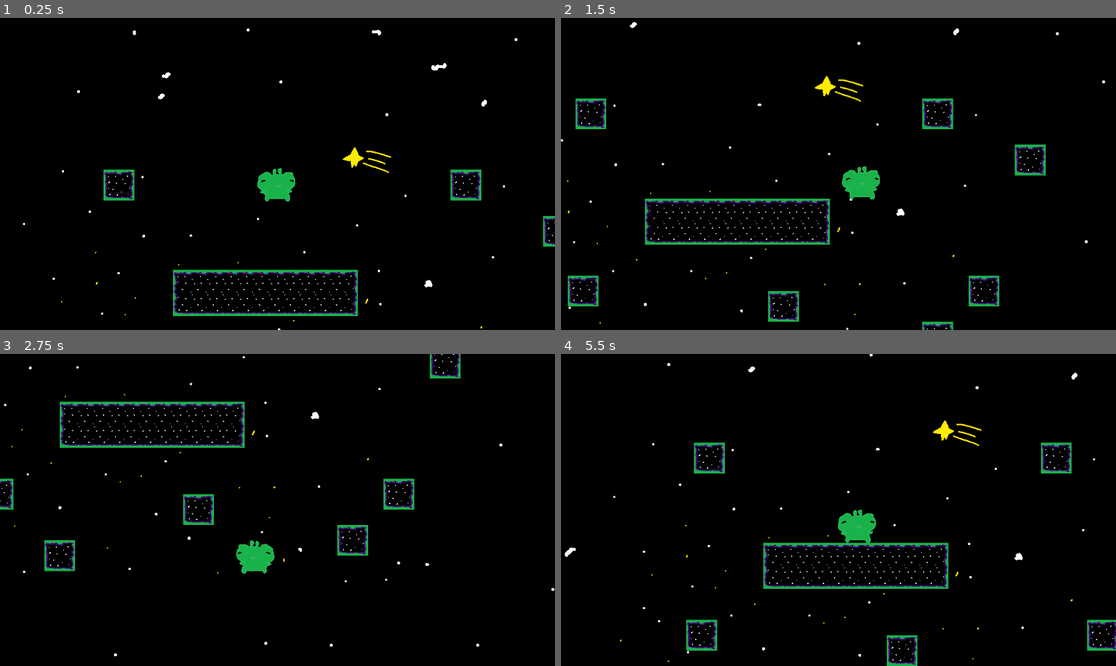
Above: before the commit, frames 1-4 (two rows, left to right).
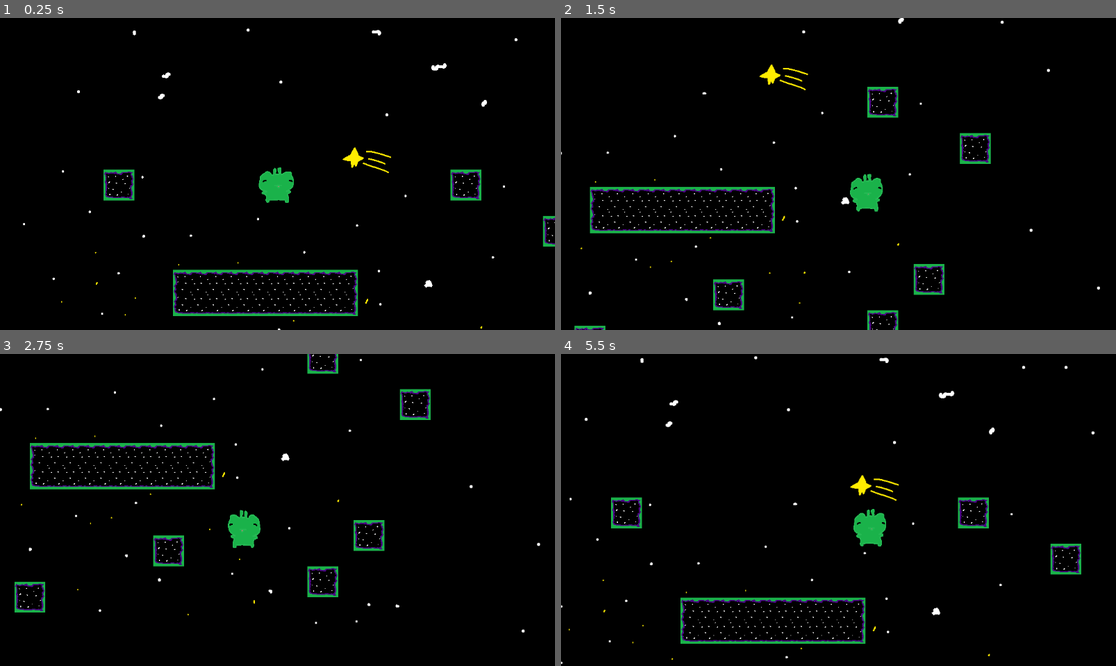
Above: after the commit, the same moments.

Repository: Dani37/zeb-zeb-xap
Game: Godot game, scene res://scenes/demo.tscn
Same seed, same stepped clock (60 frames per second), same inputs: the game is played once before the commit and once after it.
Inputs:
- Up to frame 1 (0.25 s): no input
- Up to frame 2 (1.5 s): tap Enter (ui_accept) at 0.5, 0.77 s; hold Shift (ui_shift) 0.53-1.28 s; hold Right (ui_right) from 0.53 s (still down); tap Shift (ui_shift) at 1.35 s
- Up to frame 3 (2.75 s): tap Enter (ui_accept) at 1.52 s; release Right (ui_right) at 2.03 s; hold Left (ui_left) from 2.03 s (still down); hold Shift (ui_shift) from 2.03 s (still down)
- Up to frame 4 (5.5 s): release Left (ui_left) at 2.78 s; release Shift (ui_shift) at 2.78 s; hold Right (ui_right) 2.78-4.28 s; tap Shift (ui_shift) at 2.85, 4.35 s; tap Enter (ui_accept) at 3.02, 3.77, 4.52 s; hold Shift (ui_shift) 3.53-4.28 s; hold Left (ui_left) 4.28-5.03 s; hold Right (ui_right) from 5.03 s (still down); hold Shift (ui_shift) from 5.03 s (still down)

The runs differ from the first frame. In frame 1, 0.2% of the frame differs, in the area x 4-94%, y 3-100%; in frame 2, 6.6%, in the area x 0-99%, y 0-100%; in frame 3, 6.3%; in frame 4, 6.0%.
Error before the commit: Invalid access to property or key 'time_left' on a base object of type 'Nil'. (res://scripts/Kat.gd:18)

Commit message:
fixed some jittering and implemented sprinting + cool ass falling animation

Diff:
--- a/scenes/kat.tscn
+++ b/scenes/kat.tscn
@@ -3,8 +3,10 @@
 [ext_resource type="Script" uid="uid://l41xi833ijss" path="res://scripts/Kat.gd" id="1_kpgfd"]
 [ext_resource type="Texture2D" uid="uid://bl5j8k0rdmnfq" path="res://assets/kat.png" id="2_jfdve"]
 
-[sub_resource type="RectangleShape2D" id="RectangleShape2D_xewbd"]
-size = Vector2(77, 58)
+[sub_resource type="ConvexPolygonShape2D" id="ConvexPolygonShape2D_kpgfd"]
+points = PackedVector2Array(27.5, 28, 20.5, 28, 18.5, 24, -16.5, 24, -16.5, 28, -22.5, 28, -36.5, -28, 36.5, -29)
+
+[sub_resource type="ConvexPolygonShape2D" id="ConvexPolygonShape2D_jfdve"]
 
 [node name="Node2D" type="CharacterBody2D" unique_id=1147615748]
 floor_constant_speed = true
@@ -17,7 +19,7 @@
 
 [node name="CollisionShape2D" type="CollisionShape2D" parent="." unique_id=1049358905]
 position = Vector2(-2.5, 19)
-shape = SubResource("RectangleShape2D_xewbd")
+shape = SubResource("ConvexPolygonShape2D_kpgfd")
 
 [node name="Camera2D" type="Camera2D" parent="." unique_id=478494351]
 position_smoothing_enabled = true
@@ -25,5 +27,13 @@
 [node name="Area2D" type="Area2D" parent="." unique_id=245320954]
 
 [node name="CollisionShape2D" type="CollisionShape2D" parent="Area2D" unique_id=254745141]
-position = Vector2(-2.5, 19)
-shape = SubResource("RectangleShape2D_xewbd")
+position = Vector2(-2.5, 17)
+shape = SubResource("ConvexPolygonShape2D_jfdve")
+
+[node name="RayCast2D" type="RayCast2D" parent="." unique_id=859670400]
+position = Vector2(0.009506226, 48.49524)
+target_position = Vector2(0, 20)
+
+[node name="RayCast2D2" type="RayCast2D" parent="." unique_id=266289861]
+position = Vector2(0.019012451, -10.0095215)
+target_position = Vector2(0, -20)
--- a/scripts/Kat.gd
+++ b/scripts/Kat.gd
@@ -2,15 +2,25 @@
 
 
 var SPEED = 50
+var SPEED_LIMIT = 300
 const JUMP_VELOCITY = -400.0
 var timer
+@onready var sprite_scale = $Sprite2D.scale.y
 
-
+func _ready() -> void:
+	Engine.physics_ticks_per_second = 120
+	timer = get_tree().create_timer(0.2)
 func _physics_process(delta: float) -> void:
+	sprite_scale = $Sprite2D.scale.y
+	if not $RayCast2D.is_colliding() and velocity.y > 10:
+		$Sprite2D.scale.y = move_toward($Sprite2D.scale.y, 0.5, 0.001)
+		$Sprite2D.scale.x = move_toward($Sprite2D.scale.x, 0.1, 0.001)
+	else:
+		$Sprite2D.scale.x = move_toward($Sprite2D.scale.x, 0.375, 0.02)
+		$Sprite2D.scale.y = move_toward($Sprite2D.scale.y, 0.375, 0.02)
 	# Add the gravity.
 	if not is_on_floor():
-		velocity += get_gravity() * (delta - 0.01)
-
+		velocity += get_gravity() * (delta - 0.005)
 	# Handle jump.
 	if Input.is_action_just_pressed("ui_accept") and is_on_floor():
 		timer = get_tree().create_timer(0.2)
@@ -22,18 +32,18 @@
 		if timer:
 			timer.time_left = 0
 	if Input.is_action_pressed("ui_shift"):
-		SPEED = 100
+		SPEED = 75
+		SPEED_LIMIT = 450
+	else:
+		SPEED = 50
+		SPEED_LIMIT = 300
 	# Get the input direction and handle the movement/deceleration.
 	# As good practice, you should replace UI actions with custom gameplay actions.
 	var direction := Input.get_axis("ui_left", "ui_right")
-	if direction == -1 and velocity.x >= -300:
+	if direction == -1 and velocity.x >= SPEED_LIMIT*-1:
 		velocity.x += direction * SPEED
-		if velocity.x == -300:
-			velocity.x = -300
-	elif direction == 1 and velocity.x <= 300:
+	elif direction == 1 and velocity.x <= SPEED_LIMIT:
 		velocity.x += direction * SPEED
-		if velocity.x == 300:
-			velocity.x = 300
 	else:
 		velocity.x = move_toward(velocity.x, 0, 160)
 	if velocity.x < 0:
--- a/scripts/demo.gd
+++ b/scripts/demo.gd
@@ -7,7 +7,7 @@
 
 
 # Called every frame. 'delta' is the elapsed time since the previous frame.
-func _process(delta: float) -> void:
+func _process(_delta: float) -> void:
 	if $RayCast2D.is_colliding():
 		print("reload!")
 		get_tree().reload_current_scene()
